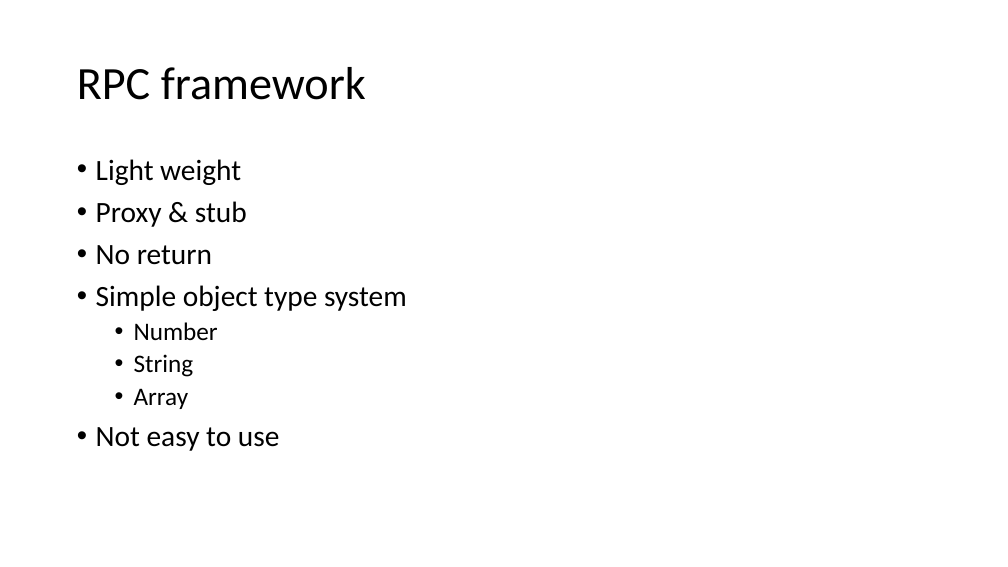
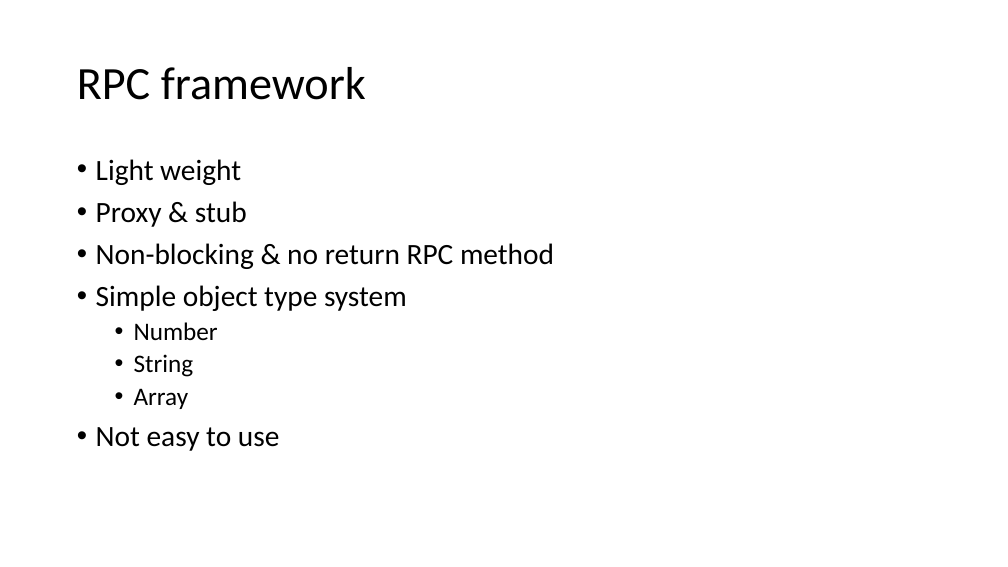
Before and after one commit to dennis-kk/knet, a slide deck: slide 13 of doc/knet.pptx (slide 8 before the commit). Drawn at 1008x567 pixels with LibreOffice and Linux fonts; fonts in the diff are those of the drawing. Boxes give left, top, right and bottom in pixels: in the first picture for what was removed or moved away, otherwise in the second. Text is boxed around its words. In the diff, an @@ line names an element or a change of style, - is before the commit and + after.

Commit message:
update ppt

```diff
--- a/doc/knet.pptx
+++ b/doc/knet.pptx
@@ text at (96, 243, 554, 269): text changed @@
-• No return
+• Non-blocking & no return RPC method
```
Also in this commit, not shown: 1 other slide changed, 9 slides added, 2 other files.
